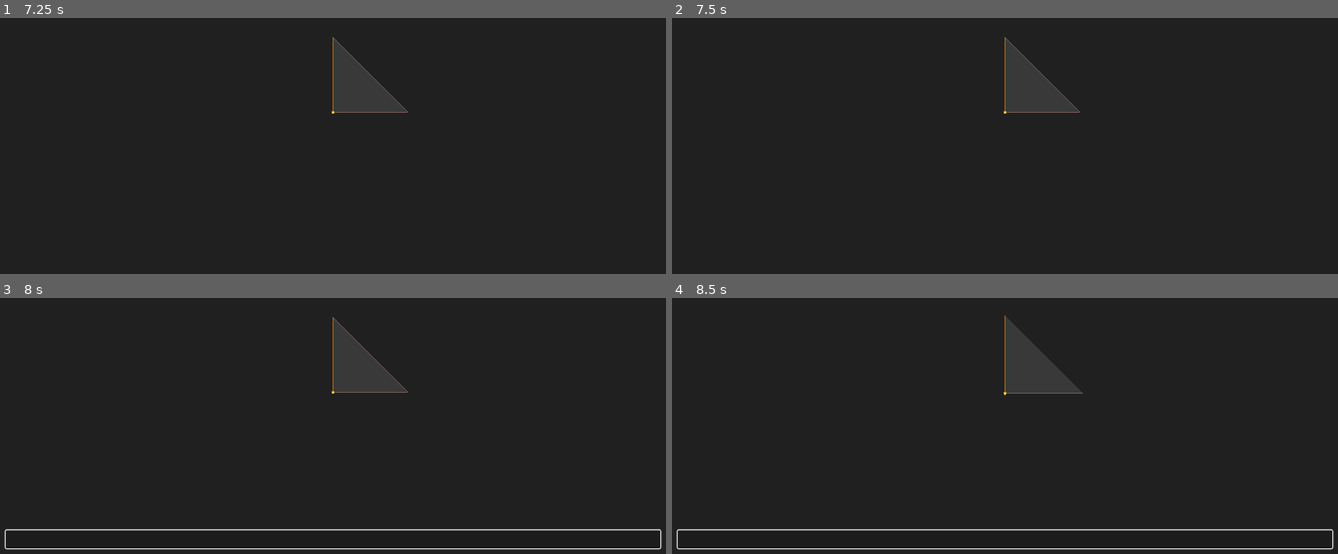
Above: before the commit, frames 1-4 (two rows, left to right).
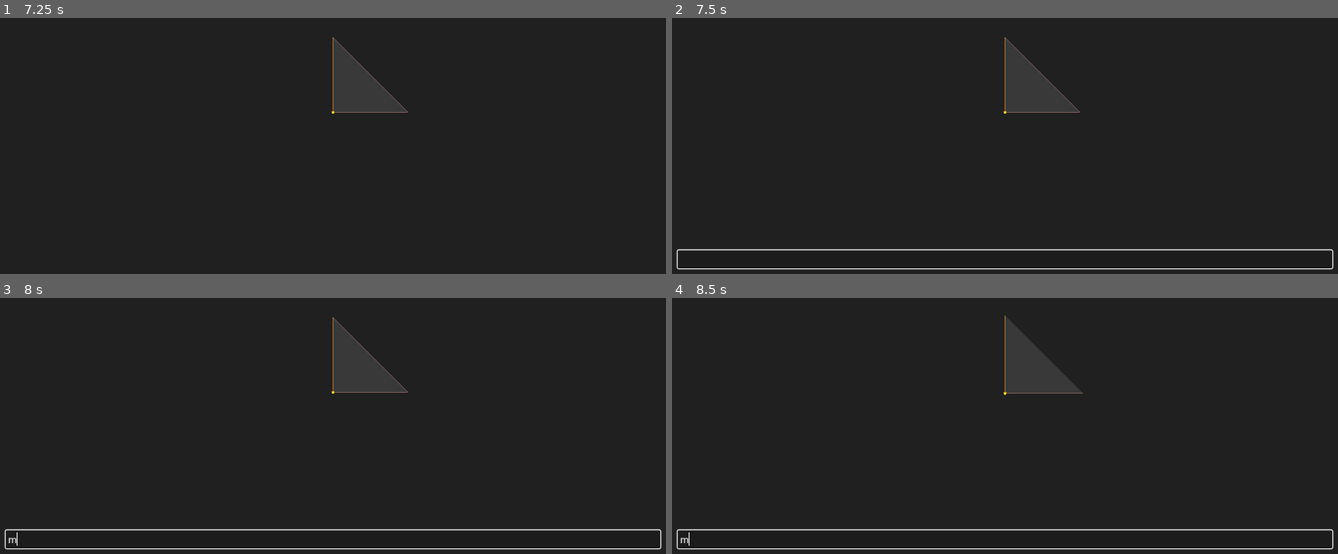
Above: after the commit, the same moments.

Repository: Y-o-p/gizmo
Game: Godot game, scene res://scenes/main.tscn
Same seed, same stepped clock (60 frames per second), same inputs: the game is played once before the commit and once after it.
Inputs (mouse positions are in pixels of both pictures, inside the frame that each line leads up to):
- Up to frame 1 (7.25 s): tap Enter at 0.5, 2.75, 5 s; move the mouse to (479, 69) at 0.52 s; hold M (macro) 0.53-1.28 s; click (479, 69) at 0.8 s; tap Space (swap_projection) at 1.25, 3.5, 5.75, 5.85 s; move the mouse to (199, 105) at 1.27 s; click (199, 105) at 1.35 s; tap M (macro) at 1.55, 3.8, 6.05 s; click (333, 258) at 2.02 s; type "12" at 2.1 s; move the mouse to (outside the picture) at 2.77 s; hold M (macro) 2.78-3.53 s; click (outside the picture) at 3.05 s; move the mouse to (299, 161) at 3.52 s; tap Middle mouse button (rotate_mode) at 3.6 s; click (299, 161) at 3.67 s; click (333, 258) at 4.27 s; type "12" at 4.35 s; move the mouse to (532, 143) at 5.02 s; click (532, 143) at 5.1 s; move the mouse to (133, 30) at 5.77 s; click (133, 30) at 5.92 s; move the mouse to (366, 87) at 6.52 s; hold Z (undo_command, bound only after the commit) from 6.53 s (still down); click (366, 87) at 6.8 s
- Up to frame 2 (7.5 s): move the mouse to (outside the picture) at 7.27 s; release Z (undo_command, bound only after the commit) at 7.28 s; tap A (undo_command, bound only before the commit) at 7.35 s; click (outside the picture) at 7.42 s
- Up to frame 3 (8 s): tap M (macro) at 7.55 s
- Up to frame 4 (8.5 s): move the mouse to (1151, 349) at 8.02 s; tap Mouse wheel up (zoom_in) at 8.1 s; click (1151, 349) at 8.3 s

Frame 1 is identical in both runs. In frame 2, 1.3% of the frame differs, in the area x 0-100%, y 90-99%; in frame 3, less than 0.1%; in frame 4, less than 0.1%.

Commit message:
[#17] Added the pull command.

Diff:
--- a/gizmo/project.godot
+++ b/gizmo/project.godot
@@ -32,6 +32,7 @@
 folder_colors={
 "res://globals/": "orange",
 "res://resources/": "orange",
+"res://resources/standard_macros/": "blue",
 "res://scenes/": "green",
 "res://scripts/": "orange"
 }
@@ -85,17 +86,22 @@
 }
 split={
 "deadzone": 0.2,
+"events": [Object(InputEventKey,"resource_local_to_scene":false,"resource_name":"","device":-1,"window_id":0,"alt_pressed":false,"shift_pressed":false,"ctrl_pressed":false,"meta_pressed":false,"pressed":false,"keycode":83,"physical_keycode":0,"key_label":0,"unicode":115,"location":0,"echo":false,"script":null)
+]
+}
+pull={
+"deadzone": 0.2,
 "events": [Object(InputEventKey,"resource_local_to_scene":false,"resource_name":"","device":-1,"window_id":0,"alt_press …(192 unchanged characters)…
 ]
 }
 run_macro={
 "deadzone": 0.2,
-"events": [Object(InputEventKey,"resource_local_to_scene":fa …(119 unchanged characters)… ressed":false,"pressed":false,"keycode":83,"physical_keycode":0,"key_label":0,"unicode":115,"location":0,"echo":false,"script":null)
+"events": [Object(InputEventKey,"resource_local_to_scene":fa …(119 unchanged characters)… ressed":false,"pressed":false,"keycode":65,"physical_keycode":0,"key_label":0,"unicode":97,"location":0,"echo":false,"script":null)
 ]
 }
 undo_command={
 "deadzone": 0.2,
-"events": [Object(InputEventKey,"resource_local_to_scene":fa …(119 unchanged characters)… ressed":false,"pressed":false,"keycode":65,"physical_keycode":0,"key_label":0,"unicode":97,"location":0,"echo":false,"script":null)
+"events": [Object(InputEventKey,"resource_local_to_scene":fa …(119 unchanged characters)… ressed":false,"pressed":false,"keycode":90,"physical_keycode":0,"key_label":0,"unicode":122,"location":0,"echo":false,"script":null)
 ]
 }
 macro={
--- a/gizmo/scripts/command.gd
+++ b/gizmo/scripts/command.gd
@@ -58,10 +58,6 @@
 	selection.move_vertex_selection()
 
 
-func move_selection():
-	selection.move_selection()
-
-
 func translate():
 	return func(parameters: String):
 		var tokens: PackedStringArray = parameters.split(" ")
@@ -81,6 +77,34 @@
 
 		_split(parameters.to_float())
 
+
+func pull():
+	print(selection.get_selected_vertex(), " ", selection.get_selected_face_vertices())
+	# Create a new vertex on top of the currently selected vertex
+	var selected_vertex = selection.get_selected_vertex()
+	selection.model.surface_array[Mesh.ARRAY_VERTEX].push_back(selection.model.tool.get_vertex(selected_vertex))
+	var new_vertex_idx = selection.model.surface_array[Mesh.ARRAY_VERTEX].size() - 1
+
+	# Connect the currently selected face to the new vertex
+	var index_to_replace = selection.face * 3 + selection.edge + selection.vertex
+	selection.model.surface_array[Mesh.ARRAY_INDEX][index_to_replace] = new_vertex_idx
+
+	# Create the side faces
+	var index_array_size = selection.model.surface_array[Mesh.ARRAY_INDEX].size()
+	selection.model.surface_array[Mesh.ARRAY_INDEX].resize(index_array_size + 6)
+
+	var face_vertices = selection.get_selected_face_vertices()
+	face_vertices.erase(selected_vertex)
+	selection.model.surface_array[Mesh.ARRAY_INDEX][index_array_size] = new_vertex_idx
+	selection.model.surface_array[Mesh.ARRAY_INDEX][index_array_size + 1] = selected_vertex
+	selection.model.surface_array[Mesh.ARRAY_INDEX][index_array_size + 2] = face_vertices[0]
+
+	selection.model.surface_array[Mesh.ARRAY_INDEX][index_array_size + 3] = new_vertex_idx
+	selection.model.surface_array[Mesh.ARRAY_INDEX][index_array_size + 4] = face_vertices[1]
+	selection.model.surface_array[Mesh.ARRAY_INDEX][index_array_size + 5] = selected_vertex
+
+	# Rebuild the model
+	selection.model.rebuild_surface_from_arrays()
 
 
 func run_macro():
--- a/gizmo/scripts/model.gd
+++ b/gizmo/scripts/model.gd
@@ -78,6 +78,9 @@
 
 func rebuild_surface_from_arrays():
 	mesh.clear_surfaces()
+	# Nullify the current normals
+	surface_array[Mesh.ARRAY_NORMAL] = null
+	surface_array[Mesh.ARRAY_TANGENT] = null
 	generate_normals()
 	print(surface_array)
 	mesh.add_surface_from_arrays(Mesh.PRIMITIVE_TRIANGLES, surface_array)
